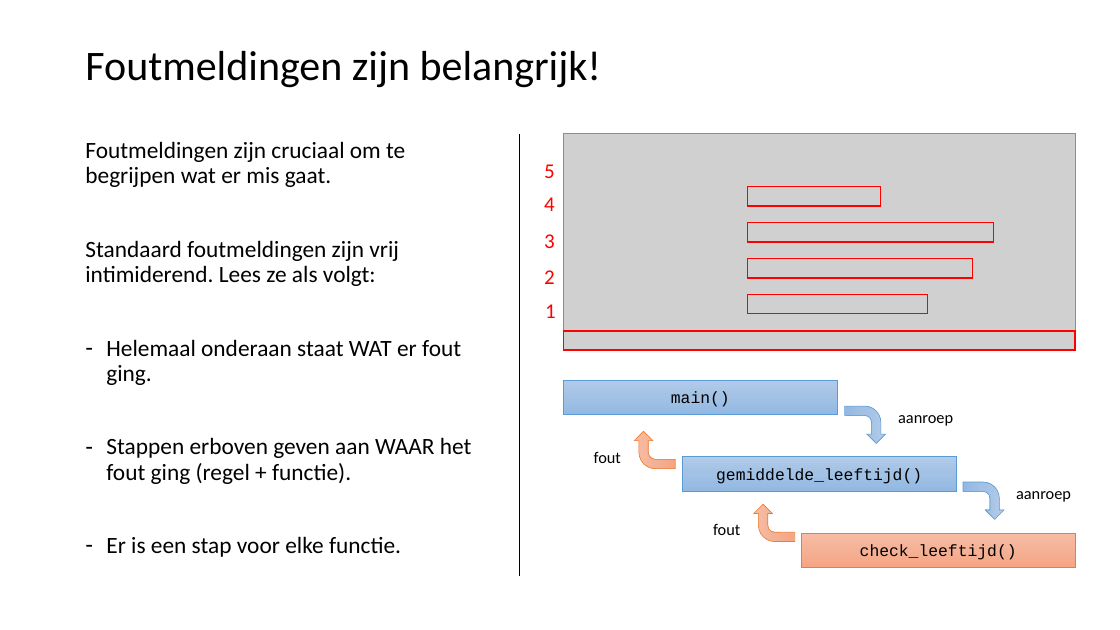
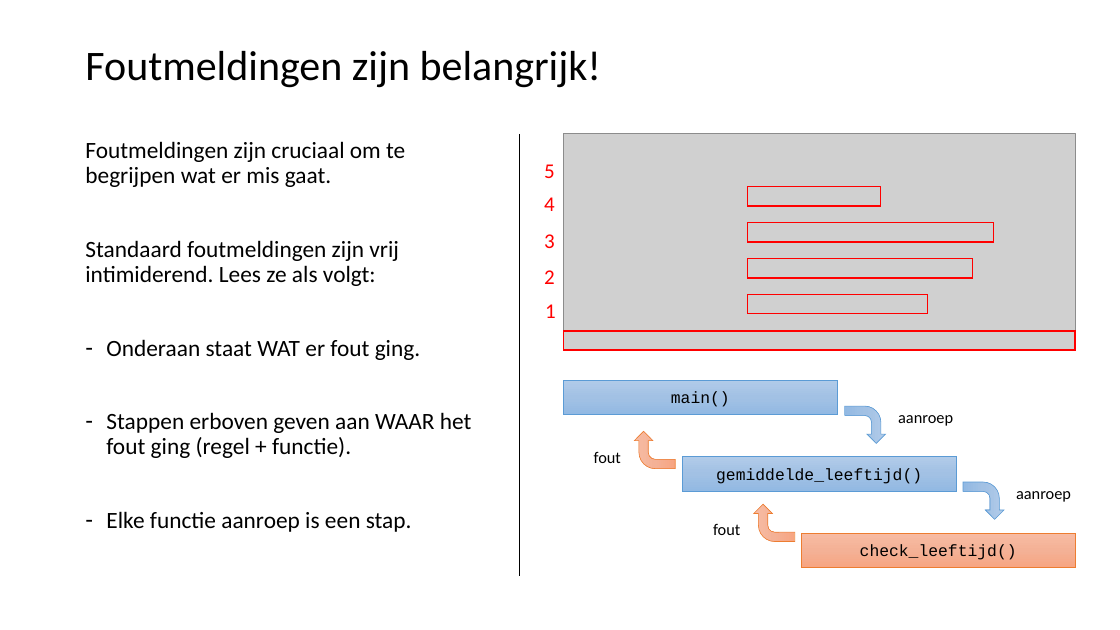
Before and after one commit to LFKoning/knowledge-sharing, a slide deck: slide 29 of python_trainees/2_production_code/python_traineeship_2.pptx. Drawn at 1120x630 pixels with LibreOffice and Linux fonts; fonts in the diff are those of the drawing; grey boxes stand for pictures. Boxes give left, top, right and bottom in pixels: in the first picture for what was removed or moved away, otherwise in the second. Text is boxed around its words. In the diff, an @@ line names an element or a change of style, - is before the commit and + after.

```diff
--- a/python_trainees/2_production_code/python_traineeship_2.pptx
+++ b/python_trainees/2_production_code/python_traineeship_2.pptx
@@ text at (x1=106, y1=339, x2=420, y2=360): text changed @@
-– Helemaal onderaan staat WAT er fout ging.
+– Onderaan staat WAT er fout ging.
@@ text at (x1=106, y1=511, x2=412, y2=532): text changed @@
-– Er is een stap voor elke functie.
+– Elke functie aanroep is een stap.
```
Also in this commit, not shown: 3 other slides changed, 12 other files.
